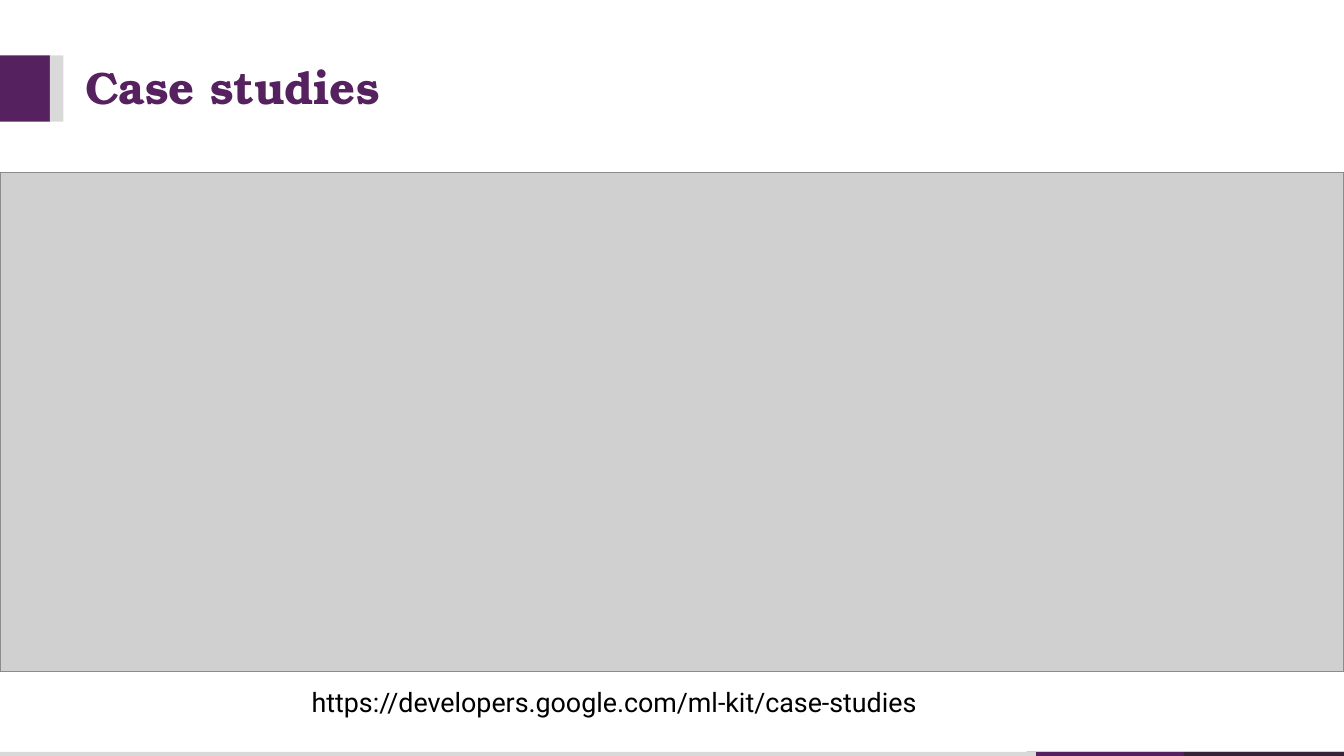
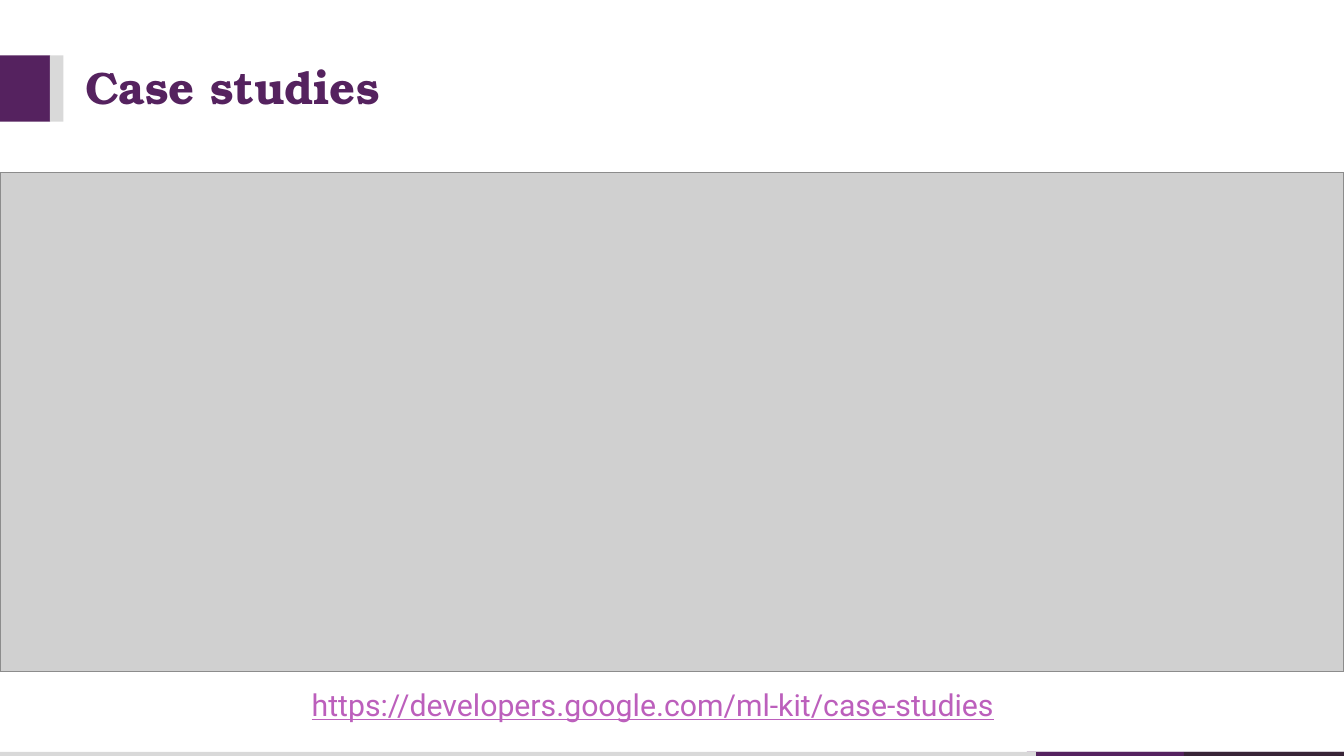
Before and after one commit to walkman617/AndroidDevKotlin, a slide deck: slide 20 of Appendix/ML_Kit.pptx. Drawn at 1344x756 pixels with LibreOffice and Linux fonts; fonts in the diff are those of the drawing; grey boxes stand for pictures. Boxes give left, top, right and bottom in pixels: in the first picture for what was removed or moved away, otherwise in the second. Text is boxed around its words. In the diff, an @@ line names an element or a change of style, - is before the commit and + after.

```diff
--- a/Appendix/ML_Kit.pptx
+++ b/Appendix/ML_Kit.pptx
@@ text "https://developers.google.com/ml-kit/case-studies" at (x1=312, y1=693, x2=994, y2=723): size 16 to 18 pt, text colour #000000 to #BC5FBC, underline on @@
```
Also in this commit, not shown: 1 other slide changed.
